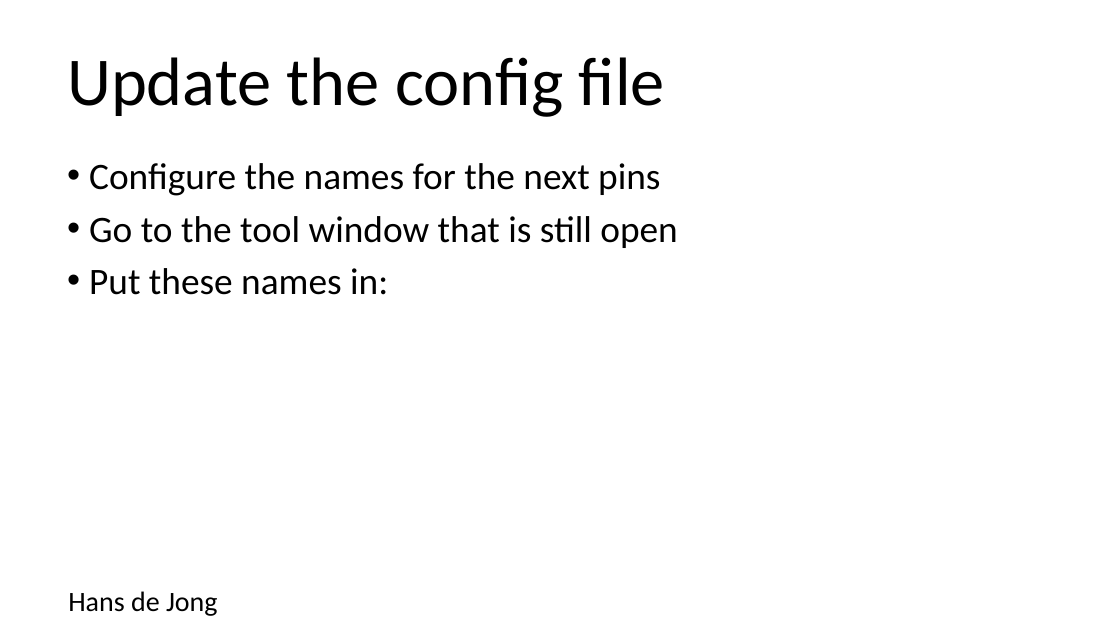
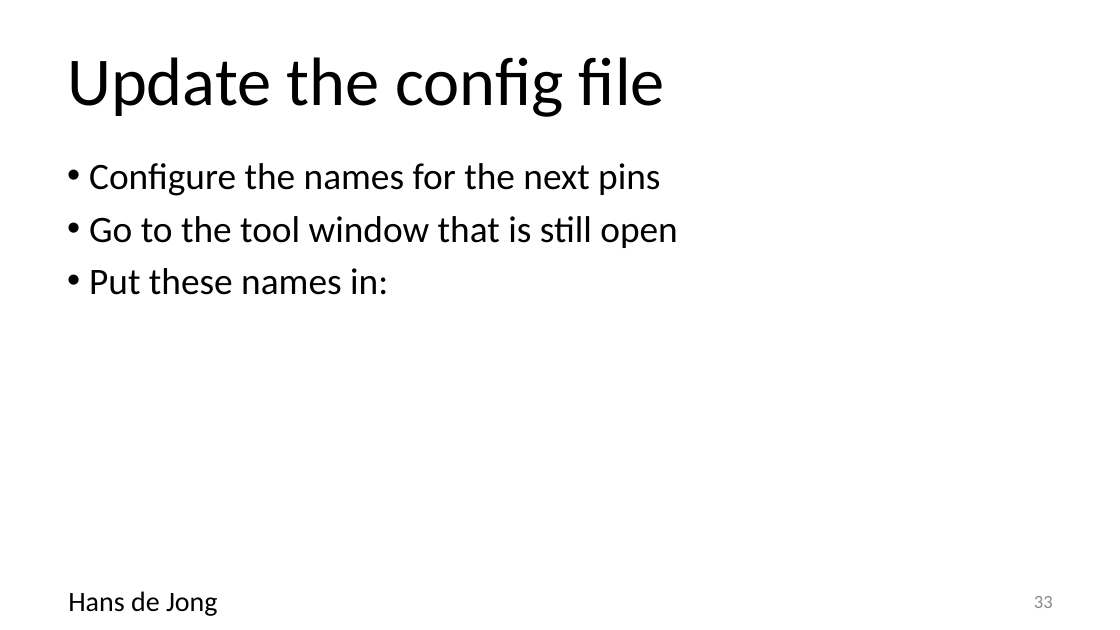
Before and after one commit to hansdejongehv/Weekendschool-PiAndMore, a slide deck: slide 33 of PiAndMore/Part-1--Breadboard/PiAndMore workshop physical computing with Arduino - part 1 - Beginners and Advanced.v0.3.pptx (slide 30 before the commit). Drawn at 1120x630 pixels with LibreOffice and Linux fonts; fonts in the diff are those of the drawing; background and template pictures are left out. Boxes give left, top, right and bottom in pixels: in the first picture for what was removed or moved away, otherwise in the second. Text is boxed around its words. In the diff, an @@ line names an element or a change of style, - is before the commit and + after.

```diff
--- a/PiAndMore/Part-1--Breadboard/PiAndMore workshop physical computing with Arduino - part 1 - Beginners and Advanced.v0.3.pptx
+++ b/PiAndMore/Part-1--Breadboard/PiAndMore workshop physical computing with Arduino - part 1 - Beginners and Advanced.v0.3.pptx
@@ page number added at [1034,596,1053,608], 12 pt, text #8C8C8C @@
+33
```
Also in this commit, not shown: 40 other slides changed, 12 slides added, 3 slides removed, 1 other file.
